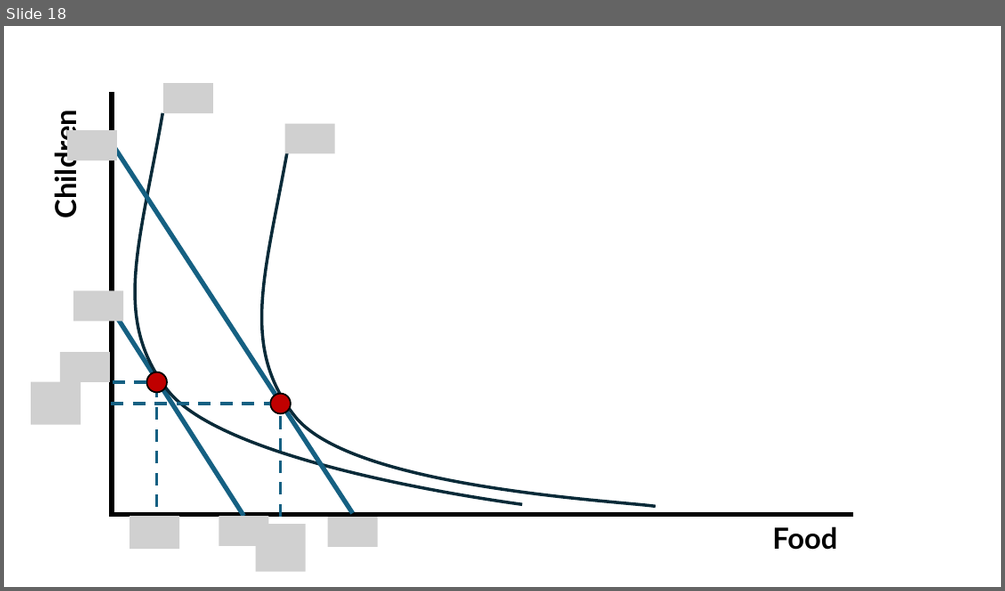
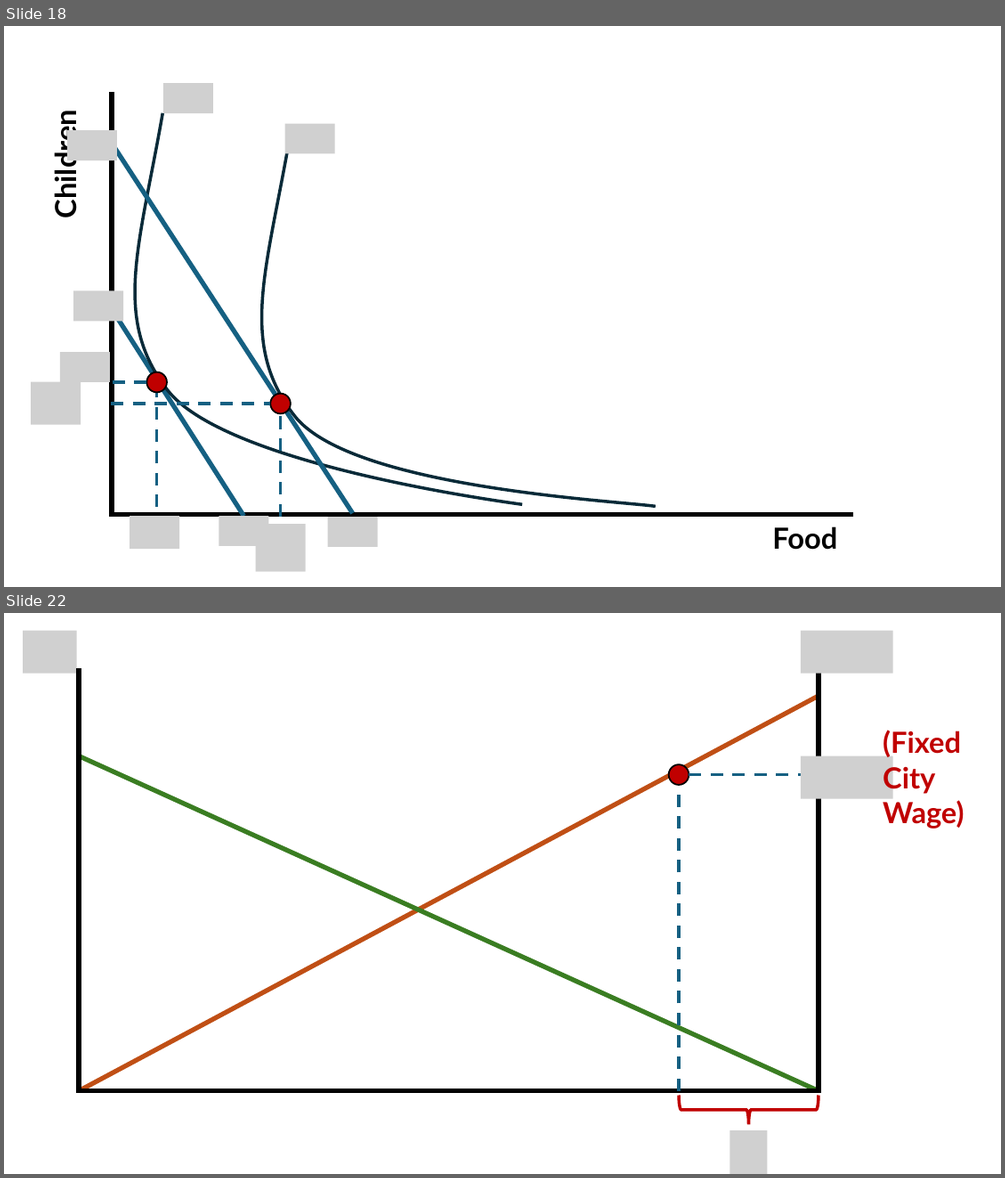
Before and after one commit to jrojas1003/EC-390-Development-Econ, a slide deck: Lectures/graph-maker-pp.pptx. Shown one above the other, each under a label of ours: slide 18 before the commit, slides 18 and 22 after it; the slides between them are not shown. The pictures are 1005x591 and 1005x1178 pixels, drawn with LibreOffice and Linux fonts; fonts in the diff are those of the drawing; grey boxes stand for pictures. Boxes give left, top, right and bottom in pixels: in the first picture for what was removed or moved away, otherwise in the second. Text is boxed around its words. In the diff, an @@ line names an element or a change of style, - is before the commit and + after.

```diff
--- a/Lectures/graph-maker-pp.pptx
+++ b/Lectures/graph-maker-pp.pptx
@@ slide 22 added at bbox=[4, 613, 1001, 1174], background #FFFFFF @@
@@ picture added at bbox=[23, 630, 77, 673] @@
@@ picture added at bbox=[801, 630, 892, 673] @@
@@ line added from (79, 668) to (79, 1093), #000000 4.5 pt @@
@@ line added from (818, 668) to (818, 1093), #000000 4.5 pt @@
@@ line added from (818, 696) to (79, 1091), #C04F15 4.5 pt @@
@@ text added at bbox=[882, 730, 963, 828], 28 pt, text #C00000, bold @@
+(Fixed City Wage)
@@ line added from (79, 755) to (818, 1091), #3B7D23 4.5 pt @@
@@ ellipse added at bbox=[669, 765, 689, 785], fill #C00000, outline #000000 1.5 pt @@
@@ picture added at bbox=[801, 755, 892, 798] @@
@@ line added from (679, 1091) to (679, 782), #156082 3 pt dashed @@
@@ line added from (689, 774) to (818, 774), #156082 3 pt dashed @@
@@ line added from (821, 1091) to (77, 1091), #000000 4.5 pt @@
@@ right brace added at bbox=[679, 1095, 818, 1125], outline #C00000 3 pt @@
@@ picture added at bbox=[730, 1130, 768, 1174] @@
```
Also in this commit, not shown: 6 other slides added.
